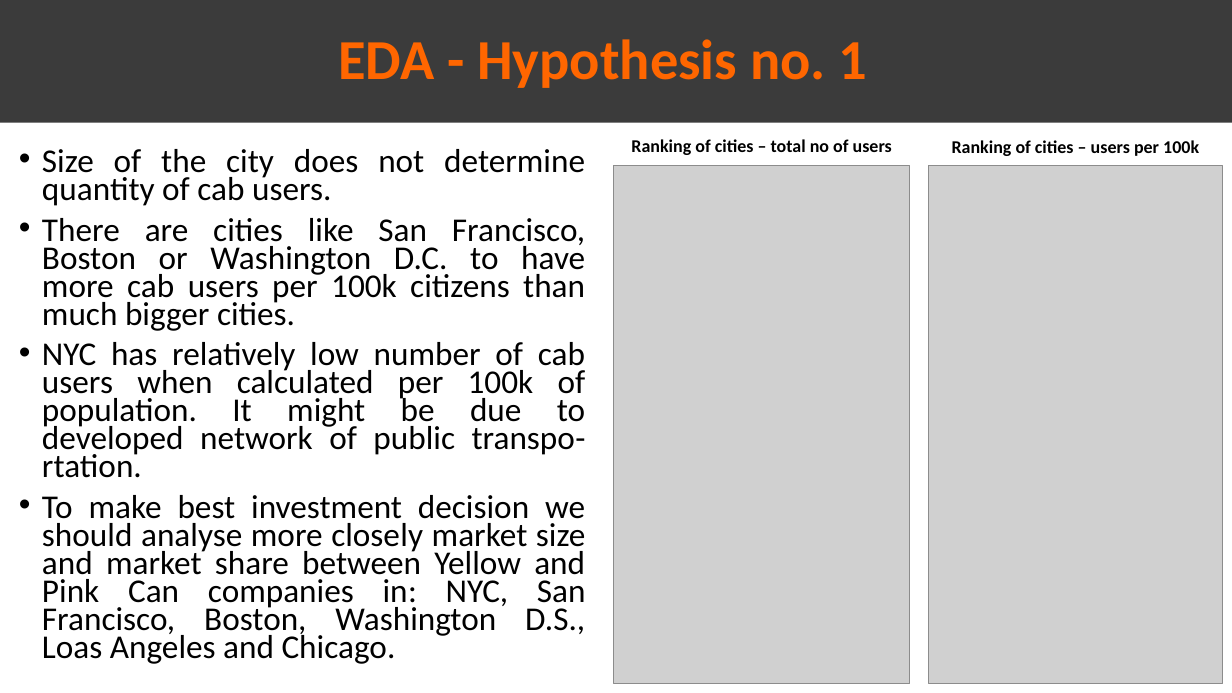
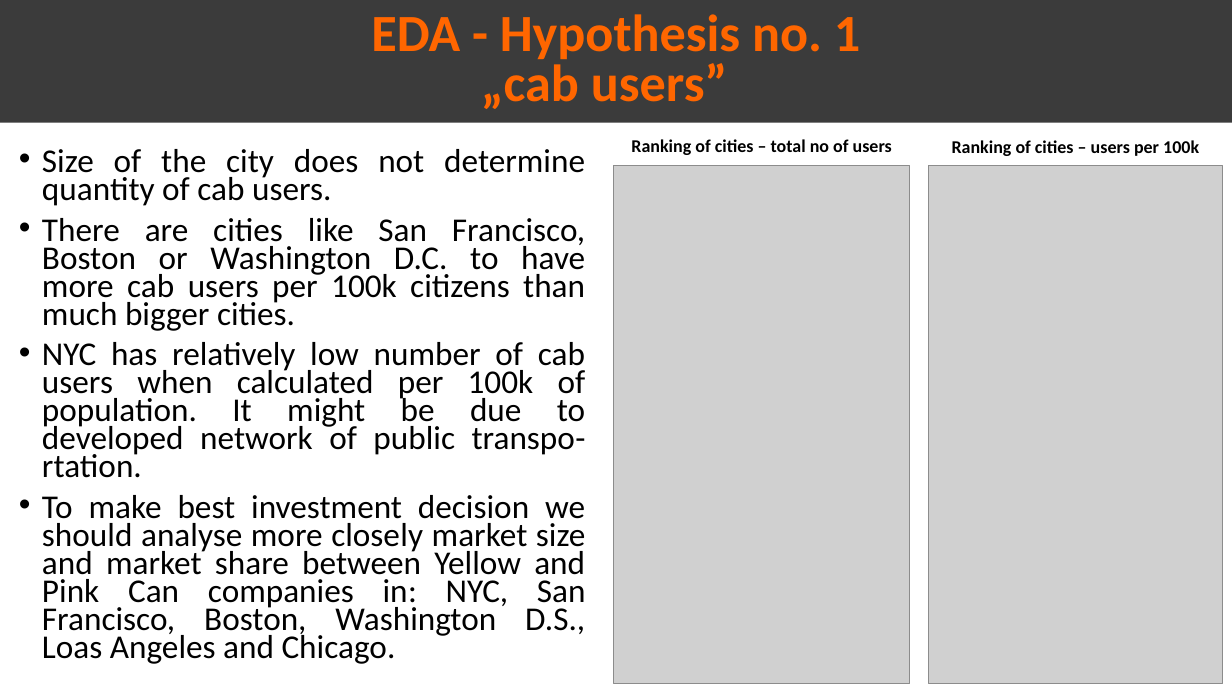
Before and after one commit to DataGlacier/VC, a slide deck: slide 9 of G2M_Cabs/old/Presentation_EDA-Cab.pptx. Drawn at 1232x693 pixels with LibreOffice and Linux fonts; fonts in the diff are those of the drawing; grey boxes stand for pictures. Boxes give left, top, right and bottom in pixels: in the first picture for what was removed or moved away, otherwise in the second. Text is boxed around its words. In the diff, an @@ line names an element or a change of style, - is before the commit and + after.

```diff
--- a/G2M_Cabs/old/Presentation_EDA-Cab.pptx
+++ b/G2M_Cabs/old/Presentation_EDA-Cab.pptx
@@ text in rectangle at [371, 14, 860, 64]: size 44 to 40.7 pt in "EDA - Hypothesis no. 1"; line spacing 0.9 to 0.8 @@
@@ text in rectangle at [481, 58, 728, 109]: paragraph added @@
+„cab users”
```
Also in this commit, not shown: 8 other slides changed, 1 other file.
